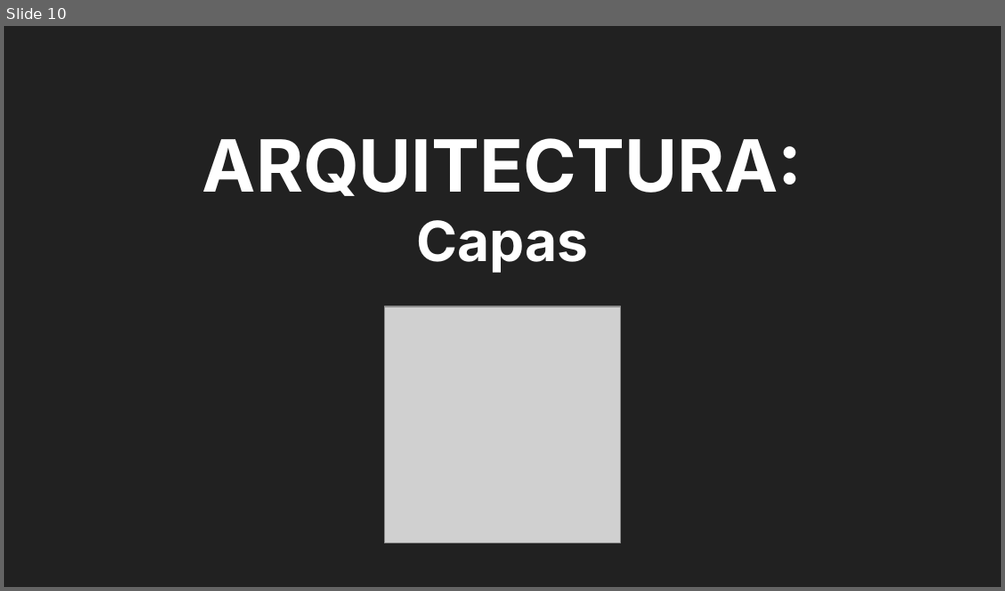
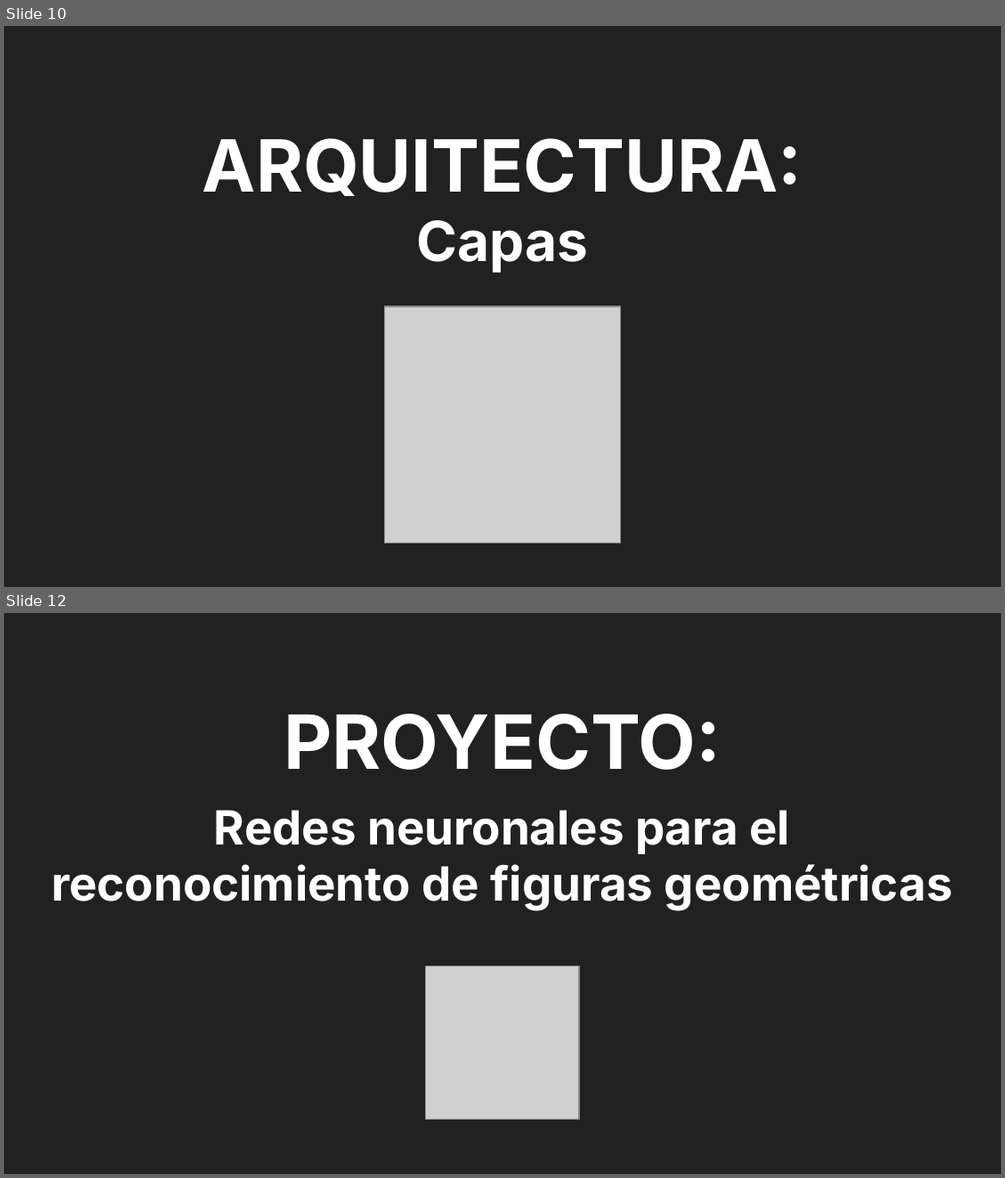
Before and after one commit to VataUTN/Deteccion_de_Figuras_Geometricas, a slide deck: Parcial MI.odp. Shown one above the other, each under a label of ours: slide 10 before the commit, slides 10 and 12 after it; the slides between them are not shown. The pictures are 1005x591 and 1005x1178 pixels, drawn with LibreOffice and Linux fonts; fonts in the diff are those of the drawing; grey boxes stand for pictures. Boxes give left, top, right and bottom in pixels: in the first picture for what was removed or moved away, otherwise in the second. Text is boxed around its words. In the diff, an @@ line names an element or a change of style, - is before the commit and + after.

```diff
--- a/Parcial MI.odp
+++ b/Parcial MI.odp
@@ slide 12 added at [4, 613, 1001, 1174], background #212121 @@
@@ title added at [51, 714, 953, 911], 34 pt, text #FFFFFF, bold @@
+PROYECTO:
+Redes neuronales para el reconocimiento de figuras geométricas
@@ picture added at [426, 965, 579, 1119] @@
```
Also in this commit, not shown: 4 other slides added, 2 slides removed.
